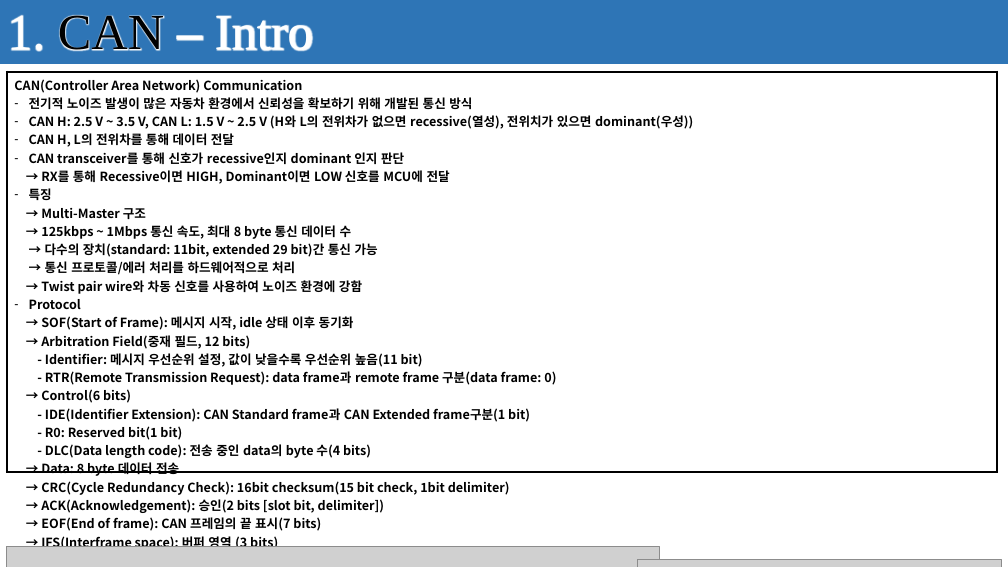
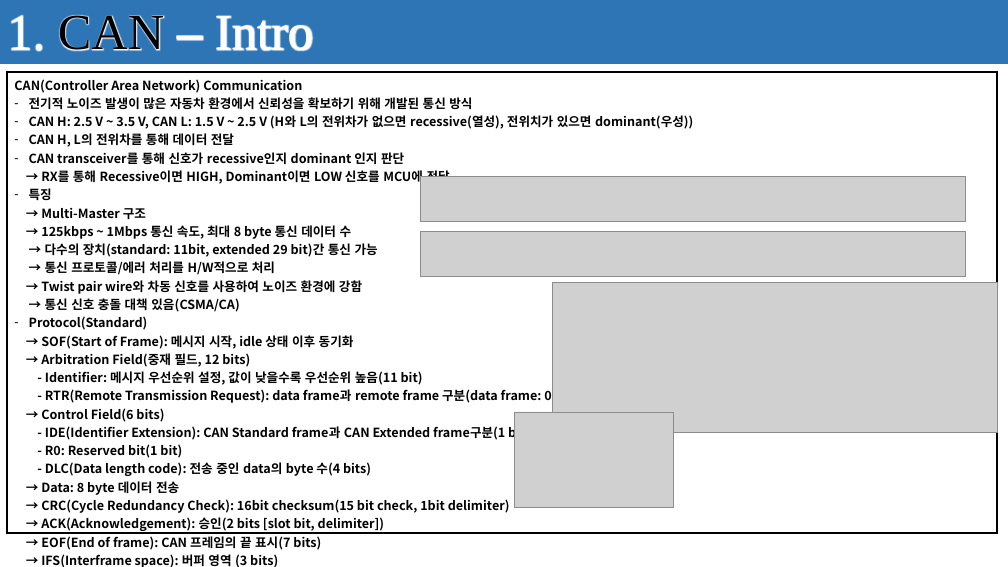
Before and after one commit to seonghokim/Study, a slide deck: slide 3 of Study Material/Firmware Explanation.pptx. Drawn at 1008x567 pixels with LibreOffice and Linux fonts; fonts in the diff are those of the drawing; grey boxes stand for pictures; background and template pictures are left out. Boxes give left, top, right and bottom in pixels: in the first picture for what was removed or moved away, otherwise in the second. Text is boxed around its words. In the diff, an @@ line names an element or a change of style, - is before the commit and + after.

Commit message:
20240424_Recap
Firmware: CAN Communication

```diff
--- a/Study Material/Firmware Explanation.pptx
+++ b/Study Material/Firmware Explanation.pptx
@@ table at [7,72,997,567] @@
-row 1, column 1: CAN(Controller Area Network) Communication / 전기적 노이즈 발생이 많은 자동차 환경에서 신뢰성을 확보하기 위해 개발된 통신 방식 / CAN H: 2.5 V ~ 3.5 V, CAN L: 1.5 V ~ 2.5 V (H와 L의 전위차가 없으면 recessive(열성), 전위치가 있으면 dominant(우성)) / CAN H, L의 전위차를 통해 데이터 전달 / CAN transceiver를 통해 신호가 recessive인지 dominant 인지 판단 / → RX를 통해 Recessive이면 HIGH, Dominant이면 LOW 신호를 MCU에 전달 / 특징 / → Multi-Master 구조 / → 125kbps ~ 1Mbps 통신 속도, 최대 8 byte 통신 데이터 수 / → 다수의 장치(standard: 11bit, extended 29 bit)간 통신 가능 / → 통신 프로토콜/에러 처리를 하드웨어적으로 처리 / → Twist pair wire와 차동 신호를 사용하여 노이즈 환경에 강함 / Protocol / → SOF(Start of Frame): 메시지 시작, idle 상태 이후 동기화 / → Arbitration Field(중재 필드, 12 bits) / - Identifier: 메시지 우선순위 설정, 값이 낮을수록 우선순위 높음(11 bit) / - RTR(Remote Transmission Request): data frame과 remote frame 구분(data frame: 0) / → Control(6 bits) / - IDE(Identifier Extension): CAN Standard frame과 CAN Extended frame구분(1 bit) / - R0: Reserved bit(1 bit) / - DLC(Data length code): 전송 중인 data의 byte 수(4 bits) / → Data: 8 byte 데이터 전송 / → CRC(Cycle Redundancy Check): 16bit checksum(15 bit check, 1bit delimiter) / → ACK(Acknowledgement): 승인(2 bits [slot bit, delimiter]) / → EOF(End of frame): CAN 프레임의 끝 표시(7 bits) / → IFS(Interframe space): 버퍼 영역 (3 bits)
+row 1, column 1: CAN(Controller Area Network) Communication / 전기적 노이즈 발생이 많은 자동차 환경에서 신뢰성을 확보하기 위해 개발된 통신 방식 / CAN H: 2.5 V ~ 3.5 V, CAN L: 1.5 V ~ 2.5 V (H와 L의 전위차가 없으면 recessive(열성), 전위치가 있으면 dominant(우성)) / CAN H, L의 전위차를 통해 데이터 전달 / CAN transceiver를 통해 신호가 recessive인지 dominant 인지 판단 / → RX를 통해 Recessive이면 HIGH, Dominant이면 LOW 신호를 MCU에 전달 / 특징 / → Multi-Master 구조 / → 125kbps ~ 1Mbps 통신 속도, 최대 8 byte 통신 데이터 수 / → 다수의 장치(standard: 11bit, extended 29 bit)간 통신 가능 / → 통신 프로토콜/에러 처리를 H/W적으로 처리 / → Twist pair wire와 차동 신호를 사용하여 노이즈 환경에 강함 / → 통신 신호 충돌 대책 있음(CSMA/CA) / Protocol(Standard) / → SOF(Start of Frame): 메시지 시작, idle 상태 이후 동기화 / → Arbitration Field(중재 필드, 12 bits) / - Identifier: 메시지 우선순위 설정, 값이 낮을수록 우선순위 높음(11 bit) / - RTR(Remote Transmission Request): data frame과 remote frame 구분(data frame: 0) / → Control Field(6 bits) / - IDE(Identifier Extension): CAN Standard frame과 CAN Extended frame구분(1 bit) / - R0: Reserved bit(1 bit) / - DLC(Data length code): 전송 중인 data의 byte 수(4 bits) / → Data: 8 byte 데이터 전송 / → CRC(Cycle Redundancy Check): 16bit checksum(15 bit check, 1bit delimiter) / → ACK(Acknowledgement): 승인(2 bits [slot bit, delimiter]) / → EOF(End of frame): CAN 프레임의 끝 표시(7 bits) / → IFS(Interframe space): 버퍼 영역 (3 bits) / Extended CAN(29 bits Identifier) / → SSR(Substitute Remote Request): Extension format 자리 표시 / → R1: Reserved bit(1 bit)
@@ picture added at [420,177,966,222] @@
@@ picture added at [420,232,966,277] @@
@@ picture: place and size @@
-picture at [7,547,660,567]
+picture at [553,283,997,433]
@@ picture: place and size @@
-picture at [638,560,1001,567]
+picture at [514,412,673,508]
```
Also in this commit, not shown: 3 slides added.
